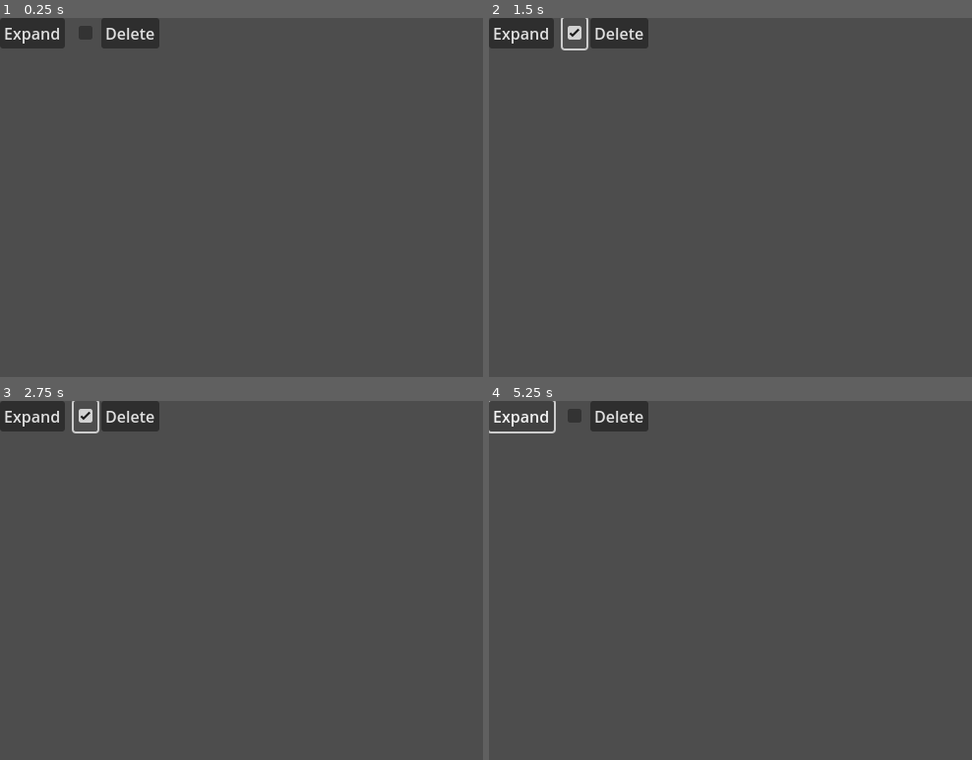
Above: before the commit, frames 1-4 (two rows, left to right).
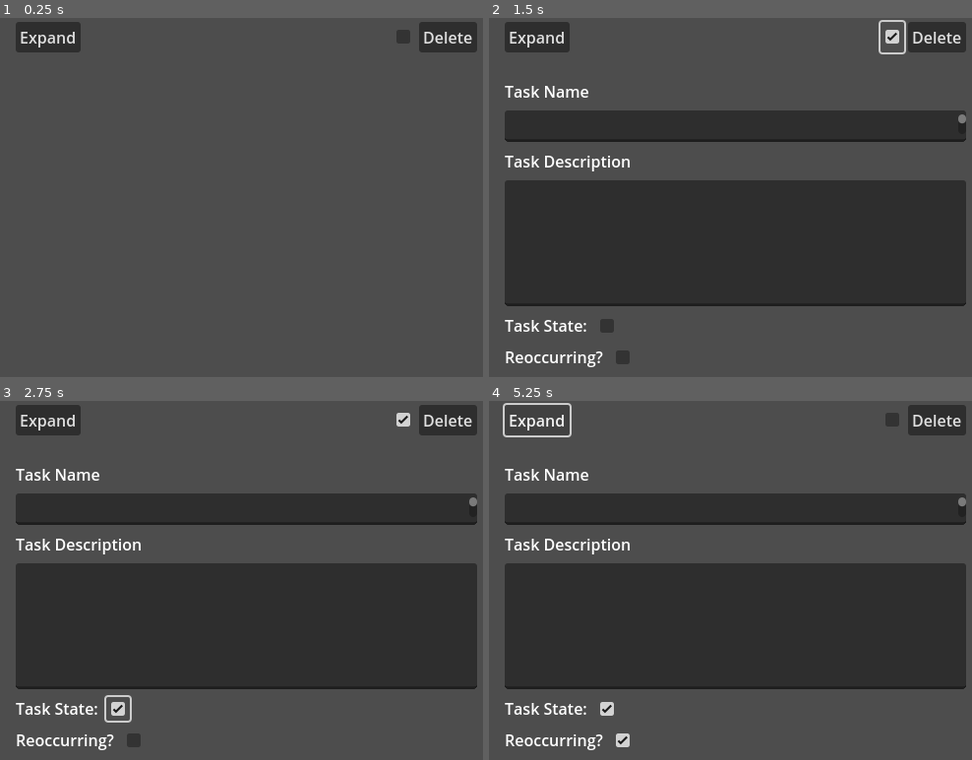
Above: after the commit, the same moments.

Repository: JakeSlaght/gotdot-applications
Game: Godot game, scene res://todo_list_item.tscn
Same seed, same stepped clock (60 frames per second), same inputs: the game is played once before the commit and once after it. This scene is started directly instead of the project's main scene.
Inputs (mouse positions are in pixels of both pictures, inside the frame that each line leads up to; where the layout moved, square brackets give the same spot in the first picture):
- Up to frame 1 (0.25 s): no input
- Up to frame 2 (1.5 s): click "Expand" at 0.5 s; click (894, 35) [575, 32] at 1.25 s
- Up to frame 3 (2.75 s): click (115, 709) at 2.02 s
- Up to frame 4 (5.25 s): click (624, 742) at 2.77 s; click "Expand" at 3.5 s; click (894, 418) [575, 415] at 4.25 s; click "Expand" at 5 s

The runs differ from the first frame. In frame 1, 3.1% of the frame differs, in the area x 0-99%, y 0-10%; in frame 2, 47%, in the area x 0-99%, y 0-98%; in frame 3, 47%; in frame 4, 46%.

Commit message:
changes for getting the expand panel to open and close as well as fixing soem formating issues

Diff:
--- a/todo_calendar/add_todo.tscn
+++ b/todo_calendar/add_todo.tscn
@@ -3,6 +3,14 @@
 [ext_resource type="Script" path="res://add_todo.gd" id="1_fagm3"]
 
 [node name="add_todo" type="HBoxContainer"]
+anchors_preset = 5
+anchor_left = 0.5
+anchor_right = 0.5
+offset_left = -234.0
+offset_right = 234.0
+offset_bottom = 32.0
+grow_horizontal = 2
+size_flags_horizontal = 4
 size_flags_vertical = 10
 script = ExtResource("1_fagm3")
 
--- a/todo_calendar/classes/todo_list_item.gd
+++ b/todo_calendar/classes/todo_list_item.gd
@@ -2,14 +2,22 @@
 
 @onready var todo_description: Label = %todo_description
 @export var todo_description_text: String = ""
+@onready var expanded_details: MarginContainer = %expanded_details
+@onready var task_description_input: TextEdit = %task_description_input
+@onready var state_check: CheckBox = %state_check
+@onready var reoccurring_check: CheckBox = %reoccurring_check
+@onready var task_name_input: TextEdit = %task_name_input
 
 signal delete_todo
 
 # Called when the node enters the scene tree for the first time.
 func _ready() -> void:
+	expanded_details.visible = false
 	todo_description.text = todo_description_text
-
-
+	task_name_input.text = todo_description_text
 
 func _on_delete_button_pressed() -> void:
 	delete_todo.emit(self)
+
+func _on_expand_button_pressed() -> void:
+	expanded_details.visible = !expanded_details.visible
--- a/todo_calendar/todo_list.tscn
+++ b/todo_calendar/todo_list.tscn
@@ -28,10 +28,6 @@
 anchor_bottom = 1.0
 grow_horizontal = 2
 grow_vertical = 2
-theme_override_constants/margin_left = 16
-theme_override_constants/margin_top = 16
-theme_override_constants/margin_right = 16
-theme_override_constants/margin_bottom = 16
 
 [node name="VBoxContainer" type="VBoxContainer" parent="ColorRect/MarginContainer"]
 layout_mode = 2
@@ -43,8 +39,8 @@
 
 [node name="todo_display_container" type="MarginContainer" parent="ColorRect/MarginContainer/VBoxContainer/ScrollContainer"]
 layout_mode = 2
-size_flags_horizontal = 6
-size_flags_vertical = 4
+size_flags_horizontal = 3
+size_flags_vertical = 3
 theme_override_constants/margin_left = 16
 theme_override_constants/margin_top = 16
 theme_override_constants/margin_right = 16
--- a/todo_calendar/todo_list_item.tscn
+++ b/todo_calendar/todo_list_item.tscn
@@ -3,51 +3,98 @@
 [ext_resource type="Script" path="res://classes/todo_list_item.gd" id="1_qcony"]
 
 [node name="todo_list_item" type="VBoxContainer"]
+theme_override_constants/separation = 8
 script = ExtResource("1_qcony")
 
-[node name="HBoxContainer" type="HBoxContainer" parent="."]
+[node name="MarginContainer" type="MarginContainer" parent="."]
+layout_mode = 2
+theme_override_constants/margin_left = 16
+theme_override_constants/margin_top = 4
+theme_override_constants/margin_right = 16
+theme_override_constants/margin_bottom = 4
+
+[node name="HBoxContainer" type="HBoxContainer" parent="MarginContainer"]
 layout_mode = 2
 size_flags_horizontal = 3
-theme_override_constants/separation = 4
+theme_override_constants/separation = 8
 
-[node name="expand_button" type="Button" parent="HBoxContainer"]
+[node name="expand_button" type="Button" parent="MarginContainer/HBoxContainer"]
 layout_mode = 2
 text = "Expand"
 
-[node name="todo_description" type="Label" parent="HBoxContainer"]
+[node name="todo_description" type="Label" parent="MarginContainer/HBoxContainer"]
 unique_name_in_owner = true
+custom_minimum_size = Vector2(300, 0)
 layout_mode = 2
 text = "test...test...test...test...test...test..."
 
-[node name="HBoxContainer" type="HBoxContainer" parent="HBoxContainer"]
-layout_mode = 2
-size_flags_horizontal = 10
-
-[node name="CheckBox" type="CheckBox" parent="HBoxContainer/HBoxContainer"]
+[node name="HBoxContainer" type="HBoxContainer" parent="MarginContainer/HBoxContainer"]
 layout_mode = 2
 size_flags_horizontal = 8
+alignment = 2
 
-[node name="delete_button" type="Button" parent="HBoxContainer/HBoxContainer"]
+[node name="CheckBox" type="CheckBox" parent="MarginContainer/HBoxContainer/HBoxContainer"]
 layout_mode = 2
-size_flags_horizontal = 8
+
+[node name="delete_button" type="Button" parent="MarginContainer/HBoxContainer/HBoxContainer"]
+layout_mode = 2
 text = "Delete
 "
 
-[node name="Panel" type="Panel" parent="."]
-visible = false
+[node name="expanded_details" type="MarginContainer" parent="."]
+unique_name_in_owner = true
+custom_minimum_size = Vector2(475, 200)
+layout_mode = 2
+theme_override_constants/margin_left = 16
+theme_override_constants/margin_top = 16
+theme_override_constants/margin_right = 16
+theme_override_constants/margin_bottom = 16
+
+[node name="VBoxContainer" type="VBoxContainer" parent="expanded_details"]
+layout_mode = 2
+theme_override_constants/separation = 8
+
+[node name="Label" type="Label" parent="expanded_details/VBoxContainer"]
+layout_mode = 2
+text = "Task Name"
+
+[node name="task_name_input" type="TextEdit" parent="expanded_details/VBoxContainer"]
+unique_name_in_owner = true
+custom_minimum_size = Vector2(468, 32)
 layout_mode = 2
 
-[node name="MarginContainer" type="MarginContainer" parent="Panel"]
-custom_minimum_size = Vector2(475, 200)
-layout_mode = 1
-anchors_preset = 15
-anchor_right = 1.0
-anchor_bottom = 1.0
-offset_left = -28.5
-offset_top = -100.0
-offset_right = 28.5
-offset_bottom = 100.0
-grow_horizontal = 2
-grow_vertical = 2
+[node name="Label2" type="Label" parent="expanded_details/VBoxContainer"]
+layout_mode = 2
+text = "Task Description"
 
-[connection signal="pressed" from="HBoxContainer/HBoxContainer/delete_button" to="." method="_on_delete_button_pressed"]
+[node name="task_description_input" type="TextEdit" parent="expanded_details/VBoxContainer"]
+unique_name_in_owner = true
+custom_minimum_size = Vector2(468, 128)
+layout_mode = 2
+
+[node name="HBoxContainer" type="HBoxContainer" parent="expanded_details/VBoxContainer"]
+layout_mode = 2
+theme_override_constants/separation = 8
+
+[node name="Label3" type="Label" parent="expanded_details/VBoxContainer/HBoxContainer"]
+layout_mode = 2
+text = "Task State:"
+
+[node name="state_check" type="CheckBox" parent="expanded_details/VBoxContainer/HBoxContainer"]
+unique_name_in_owner = true
+layout_mode = 2
+
+[node name="HBoxContainer2" type="HBoxContainer" parent="expanded_details/VBoxContainer"]
+layout_mode = 2
+theme_override_constants/separation = 8
+
+[node name="Label4" type="Label" parent="expanded_details/VBoxContainer/HBoxContainer2"]
+layout_mode = 2
+text = "Reoccurring?"
+
+[node name="reoccurring_check" type="CheckBox" parent="expanded_details/VBoxContainer/HBoxContainer2"]
+unique_name_in_owner = true
+layout_mode = 2
+
+[connection signal="pressed" from="MarginContainer/HBoxContainer/expand_button" to="." method="_on_expand_button_pressed"]
+[connection signal="pressed" from="MarginContainer/HBoxContainer/HBoxContainer/delete_button" to="." method="_on_delete_button_pressed"]
